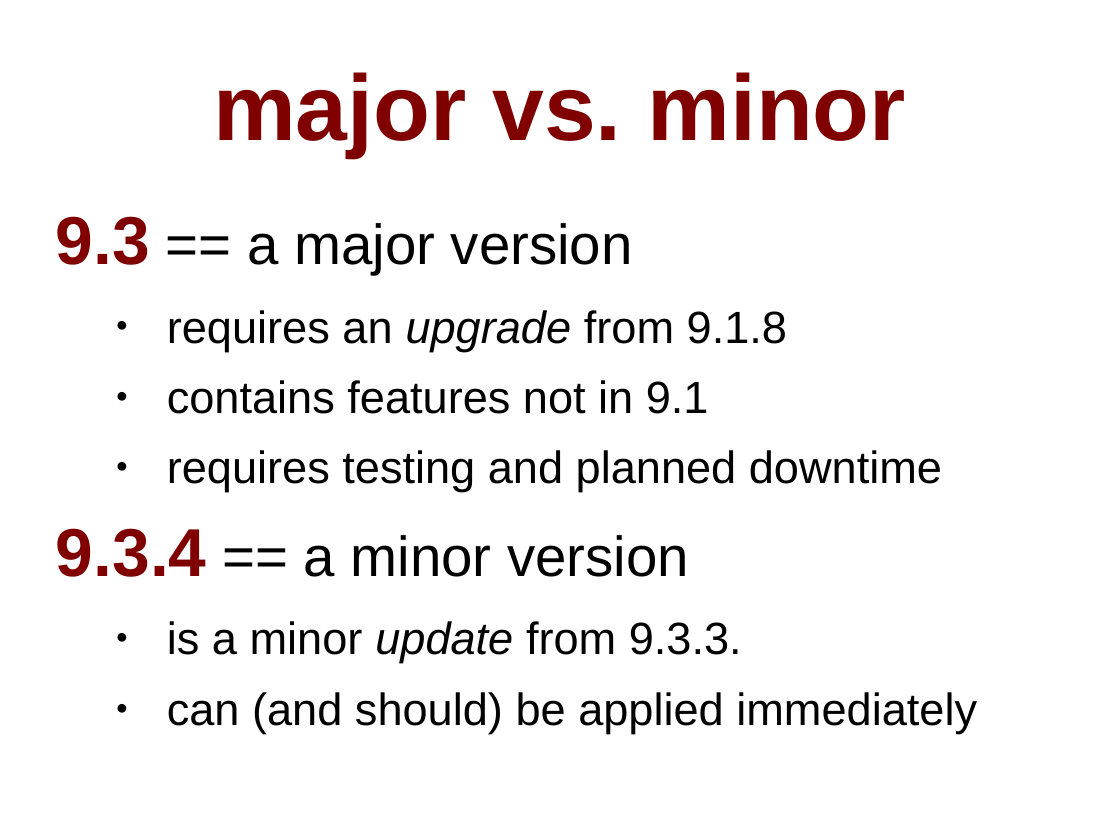
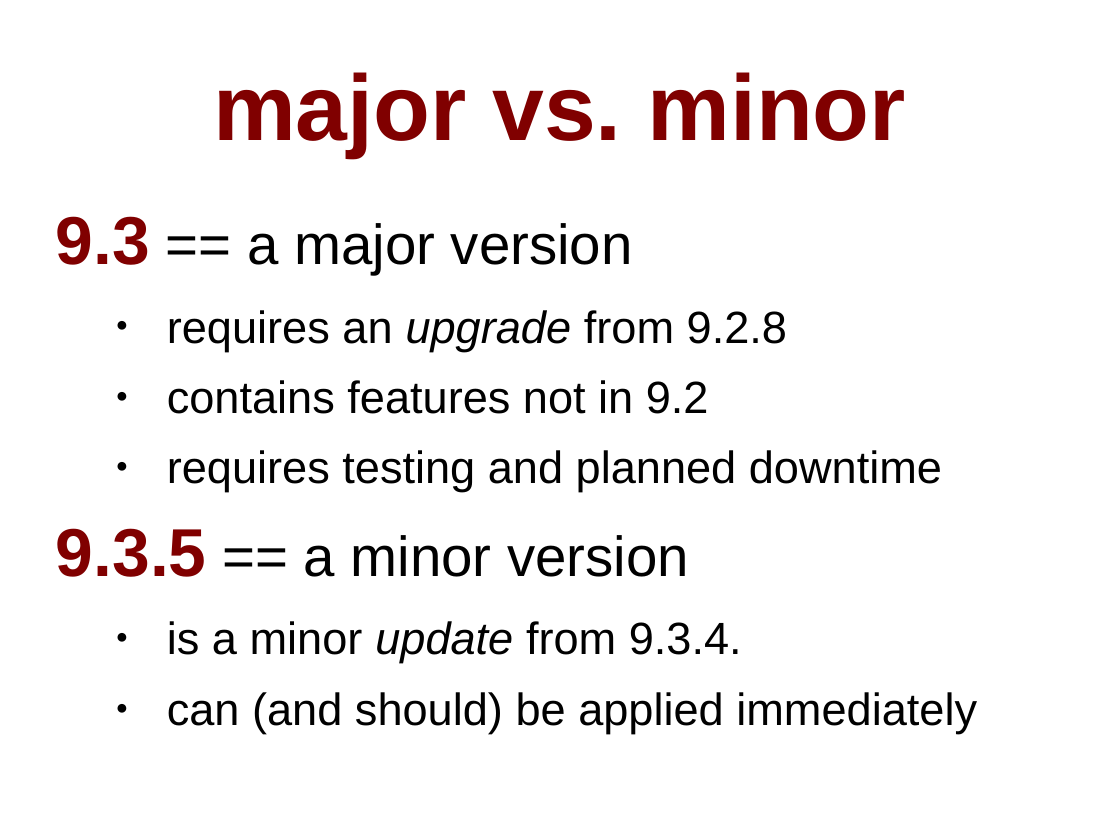
Before and after one commit to pgexperts/accidentalDBA, a slide deck: slide 47 of tutorial/accidental_dba_oscon.odp (slide 44 before the commit). Drawn at 1120x840 pixels with LibreOffice and Linux fonts; fonts in the diff are those of the drawing. Boxes give left, top, right and bottom in pixels: in the first picture for what was removed or moved away, otherwise in the second. Text is boxed around its words. In the diff, an @@ line names an element or a change of style, - is before the commit and + after.

```diff
--- a/tutorial/accidental_dba_oscon.odp
+++ b/tutorial/accidental_dba_oscon.odp
@@ text at [167,310,787,414]: text changed @@
-  ● requires an upgrade from 9.1.8
-  ● contains features not in 9.1
+  ● requires an upgrade from 9.2.8
+  ● contains features not in 9.2
@@ text at [56,528,742,663]: text changed @@
-9.3.4 == a minor version
-  ● is a minor update from 9.3.3.
+9.3.5 == a minor version
+  ● is a minor update from 9.3.4.
```
Also in this commit, not shown: 21 other slides changed, 6 slides added, 8 slides removed, 9 other files.
